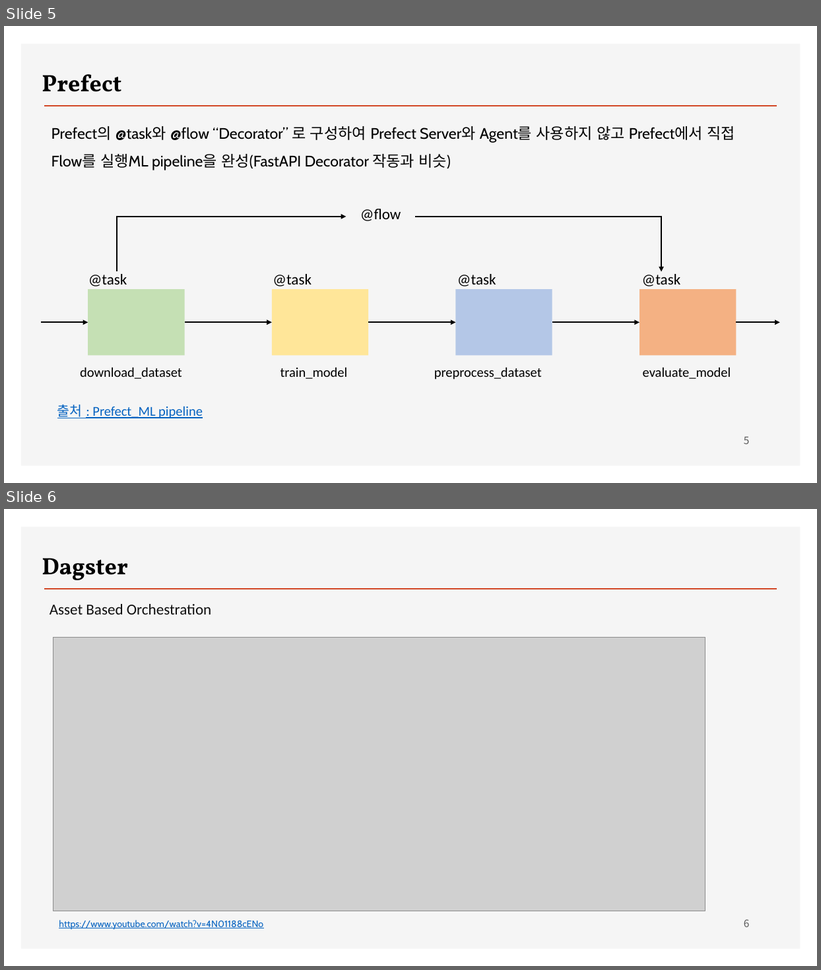
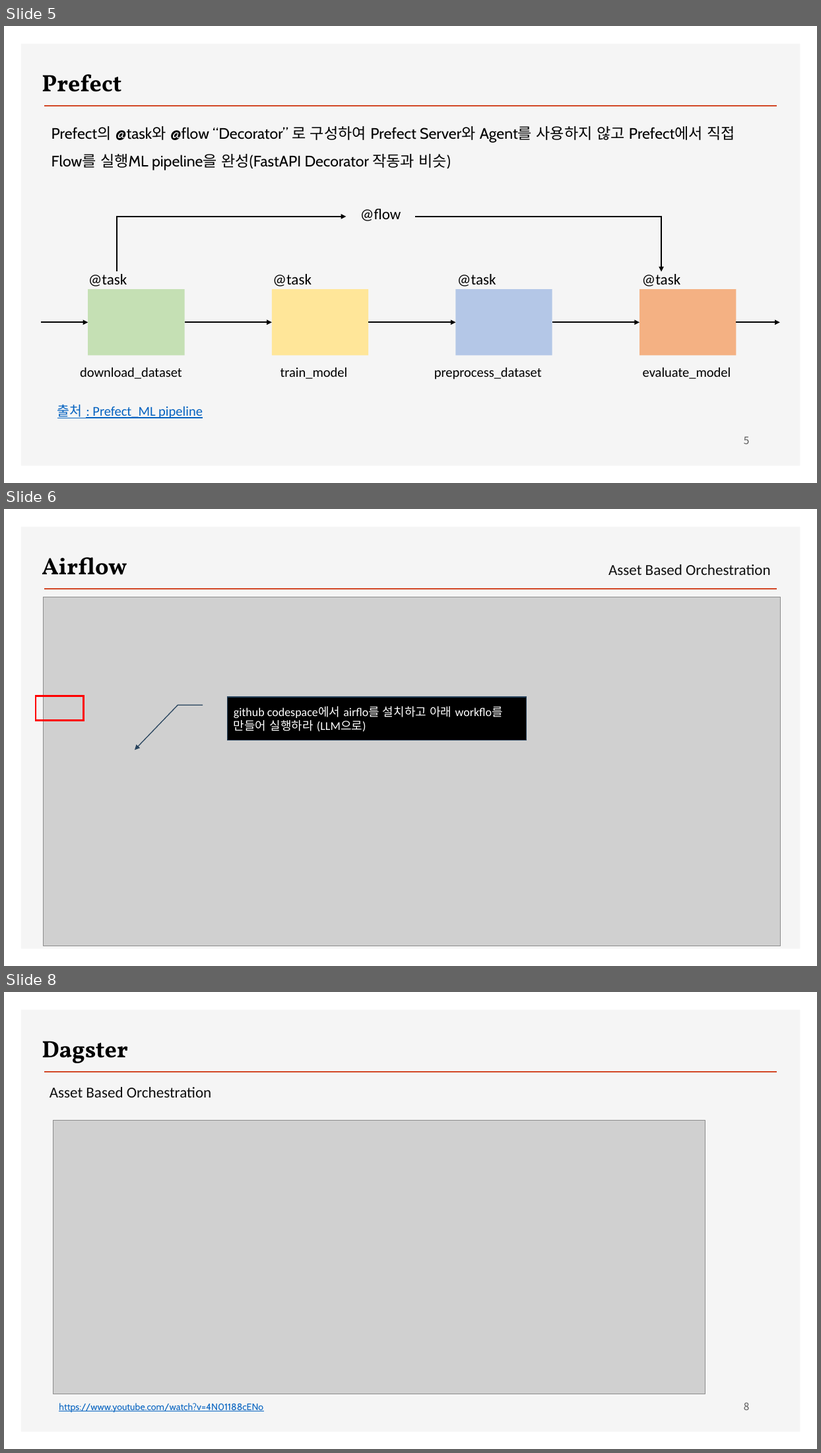
Before and after one commit to ancestor9/2026_Fall_AI-Workflow, a slide deck: PPTs/02_workflow orchestration framework.pptx. Shown one above the other, each under a label of ours: slides 5 and 6 before the commit, slides 5, 6 and 8 after it; the slides between them are not shown. The pictures are 821x970 and 821x1453 pixels, drawn with LibreOffice and Linux fonts; fonts in the diff are those of the drawing; grey boxes stand for pictures; background and template pictures are left out. Boxes give left, top, right and bottom in pixels: in the first picture for what was removed or moved away, otherwise in the second. Text is boxed around its words. In the diff, an @@ line names an element or a change of style, - is before the commit and + after.

```diff
--- a/PPTs/02_workflow orchestration framework.pptx
+++ b/PPTs/02_workflow orchestration framework.pptx
@@ slide 6 added at (4,509,817,966), background #FFFFFF; not listed: 2 template elements that a slide beside it also shows @@
@@ text added at (42,557,127,575), 28 pt, text #000000, bold @@
+Airflow
@@ text added at (609,564,770,575), 18 pt, text #0F0F0F @@
+Asset Based Orchestration
@@ picture added at (44,597,781,947) @@
@@ rectangle added at (36,696,83,721), outline #FF0000 2.25 pt @@
@@ border callout added at (228,697,527,740), fill #000000, outline #28445D 1 pt, 14 pt, text #FFFFFF @@
+github codespace에서 airflo를 설치하고 아래 workflo를 만들어 실행하라 (LLM으로)
@@ what was slide 6 is now slide 8 @@
```
Also in this commit, not shown: 1 other slide added.
